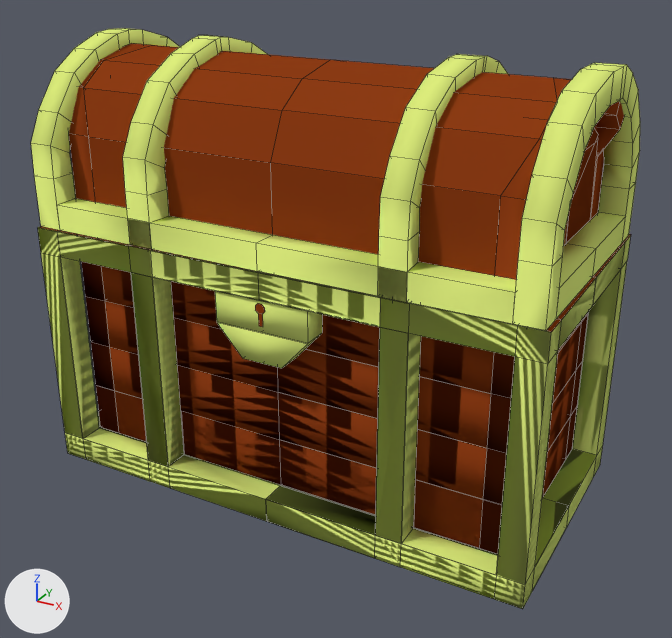
Renders of the Blender file Assets/Models/chest.blend from each side of a commit.
One viewpoint serves both versions: a 50 mm lens placed at (3.26, -5.81, 3.14), pointed at (0.08, -0.04, 0.26). The axes (+X, +Y, +Z) are drawn at lower left. The lights are the same throughout. Mesh edges are drawn as thin lines.

The older version as bpy lines, for what is in view:
```python
me_cube = bpy.data.meshes.new('Cube')
me_cube.from_pydata(...)  # 2509 vertices, 2645 faces, 49 loose edges; spans x -2.0..2.0, y -1.01..1.06, z -1.0..1.0
# faces by material slot: [1443, 1193, 9]
me_cube.materials.append(mat_chest_gold)  # green #e0f07e
me_cube.materials.append(mat_chest_wood)  # brown #8d3c16
me_cube.materials.append(mat_chest_grey)  # grey #858585
me_cube_001 = bpy.data.meshes.new('Cube.001')
me_cube_001.from_pydata(...)  # 883 vertices, 790 faces, 7 loose edges; spans x -2.03..2.04, y -1.05..1.05, z -0.52..0.94
# faces by material slot: [488, 302]
me_cube_001.materials.append(mat_chest_gold)  # green #e0f07e
me_cube_001.materials.append(mat_chest_wood)  # brown #8d3c16
ob_bottom = bpy.data.objects.new('Bottom', me_cube)
ob_bottom.location = (-0.006, 0.055, -0.073)
ob_top = bpy.data.objects.new('Top', me_cube_001)
ob_top.location = (-0.012, 0.097, 1.348)
ob_top.rotation_euler = (-0.000172, -0.000929, -0.00992)  # degrees (0, -0.1, -0.6)
ob_top.scale = (0.991, 0.991, 0.991)
```
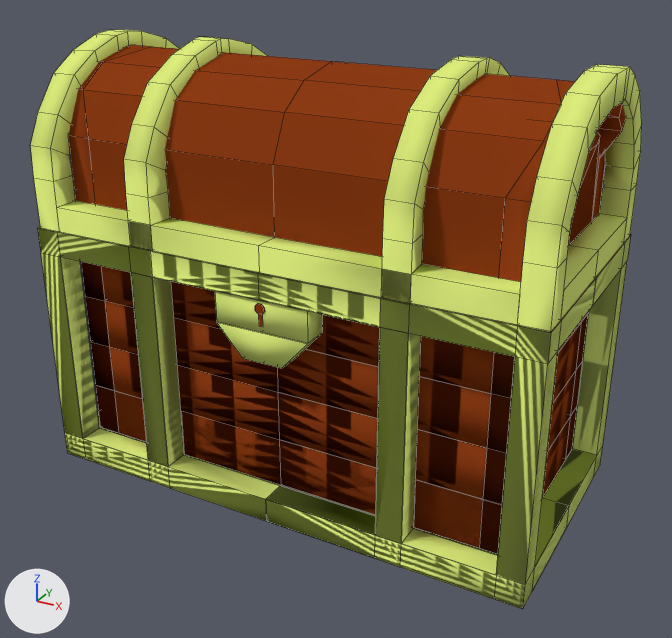
Where the change shows, as pixel boxes (x1, y1, x2, y2) in the pictures (672 x 638 px; the box of a moved part takes in the faces that stretch with it):
'Bottom', reshaped: before (37, 226, 631, 609); after (37, 227, 631, 609)
'Top', reshaped, moved, turned, rescaled: before (31, 28, 640, 331); after (31, 30, 642, 333)
part 1 of me_cube_001, moved or reshaped: before (34, 134, 636, 331); after (34, 136, 637, 333)
part 2 of me_cube, added: after (255, 303, 265, 315)

Diff of the bpy script that builds the scene:
```diff
--- a/Assets/Models/chest.blend.py
+++ b/Assets/Models/chest.blend.py
@@ me_cube_001 @@
 # used by ob_top; location = (-0.012, 0.097, 1.348); rotation_euler = (-0.000172, -0.000929, -0.00992), in degrees (0, -0.1, -0.6); scale = (0.991, 0.991, 0.991)
-me_cube_001.from_pydata(...)  # 883 vertices, 790 faces, 7 loose edges; spans x -2.03..2.04, y -1.05..1.05, z -0.52..0.94
+me_cube_001.from_pydata(...)  # 845 vertices, 771 faces, 7 loose edges; spans x -2.03..2.04, y -1.05..1.05, z -0.52..0.94
+# me_cube_001 part 1
+# 40 vertices are removed from x -1.99..2.01, y -1.05..0.95, z -0.42
+# 212 faces are deleted
+# 2 vertices are added at (0.01, 0.75, -0.42), (0.01, 0.95, -0.42)
+# 148 new faces join them, mat_chest_gold (green #e0f07e), smooth
+# 17 new faces join them, mat_chest_gold (green #e0f07e)
+# 28 new faces join them, mat_chest_wood (brown #8d3c16), smooth
 me_cube_001.materials.append(mat_chest_gold)
@@ me_cube @@
 # used by ob_bottom; location = (-0.006, 0.055, -0.073)
-me_cube.from_pydata(...)  # 2509 vertices, 2645 faces, 49 loose edges; spans x -2.0..2.0, y -1.01..1.06, z -1.0..1.0
+me_cube.from_pydata(...)  # 2519 vertices, 2651 faces, 49 loose edges; spans x -2.0..2.0, y -1.01..1.06, z -1.0..1.0
+# me_cube part 2: 8 vertices added at x -0.04..0.04, y -1.01, z 0.7..0.77
 me_cube.materials.append(mat_chest_gold)
@@ ob_top @@
 ob_top = bpy.data.objects.new('Top', me_cube_001)
-ob_top.location = (-0.012, 0.097, 1.348)
-ob_top.rotation_euler = (-0.000172, -0.000929, -0.00992)  # degrees (0, -0.1, -0.6)
-ob_top.scale = (0.991, 0.991, 0.991)
+ob_top.location = (-0.006, 0.105, 1.333)
+ob_top.rotation_euler = (-0.000183, 0.000245, 0.0005)  # degrees (0, 0, 0)
+ob_top.scale = (0.994, 0.994, 0.994)
```
